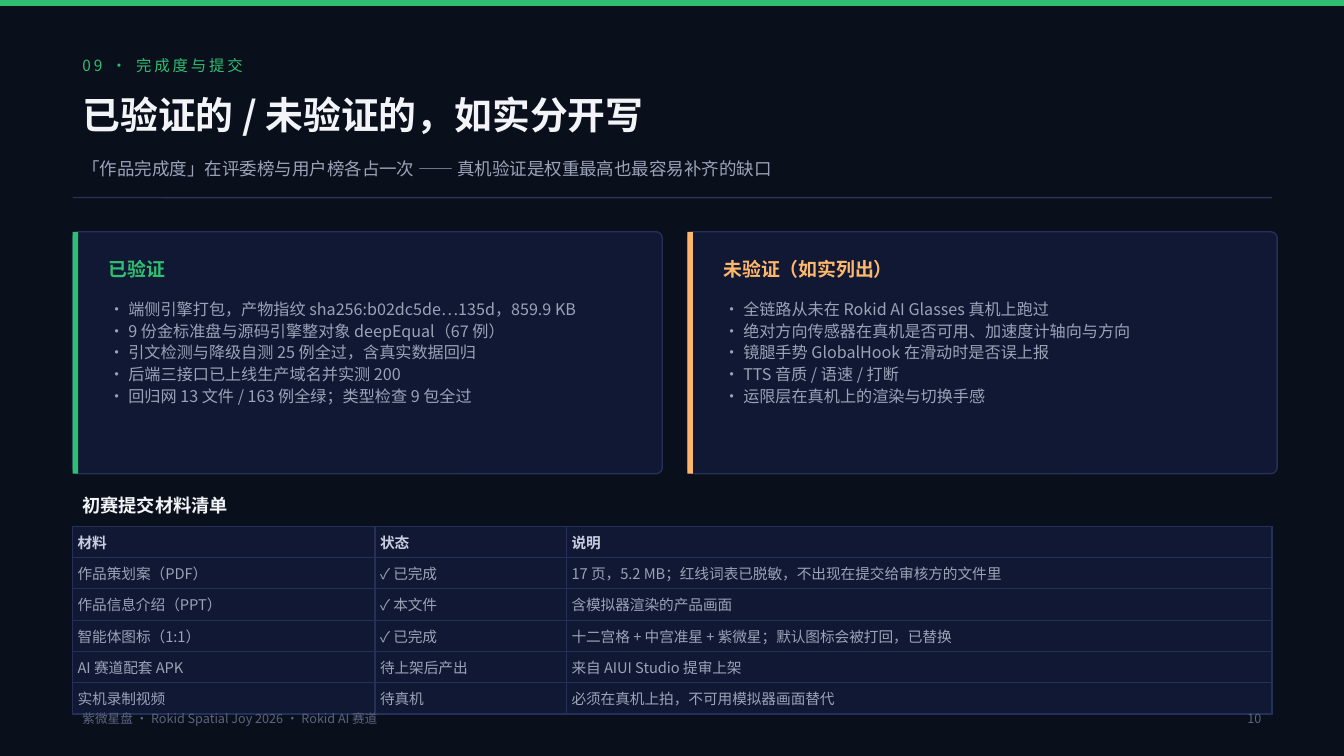
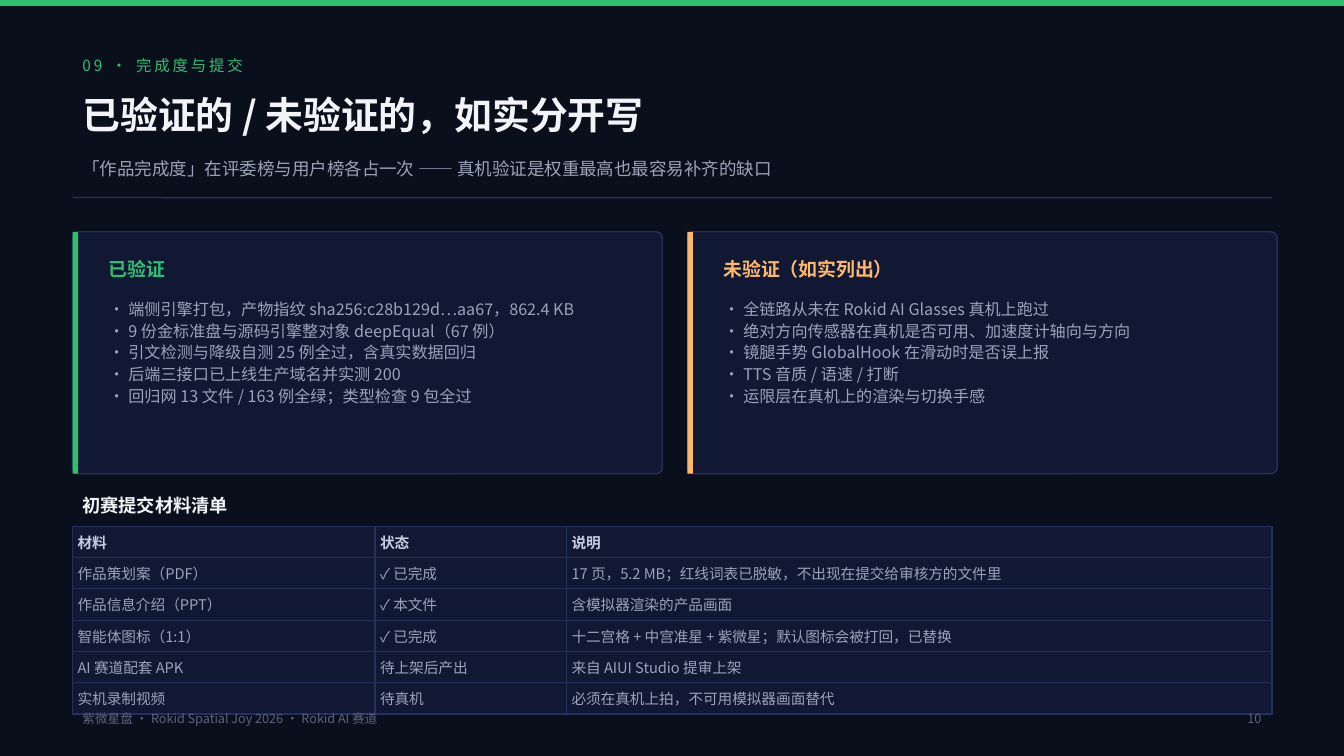
Before and after one commit to frankfika/ziwei, a slide deck: slide 10 of apps/rokid-agent/submit-kit/ppt/紫微星盘-作品信息介绍.pptx. Drawn at 1344x756 pixels with LibreOffice and Linux fonts; fonts in the diff are those of the drawing. Boxes give left, top, right and bottom in pixels: in the first picture for what was removed or moved away, otherwise in the second. Text is boxed around its words. In the diff, an @@ line names an element or a change of style, - is before the commit and + after.

```diff
--- a/apps/rokid-agent/submit-kit/ppt/紫微星盘-作品信息介绍.pptx
+++ b/apps/rokid-agent/submit-kit/ppt/紫微星盘-作品信息介绍.pptx
@@ text at <box>128,301,574,317</box>: text changed @@
-· 端侧引擎打包，产物指纹 sha256:b02dc5de…135d，859.9 KB
+· 端侧引擎打包，产物指纹 sha256:c28b129d…aa67，862.4 KB
```
Also in this commit, not shown: 2 other slides changed, 6 other files.
